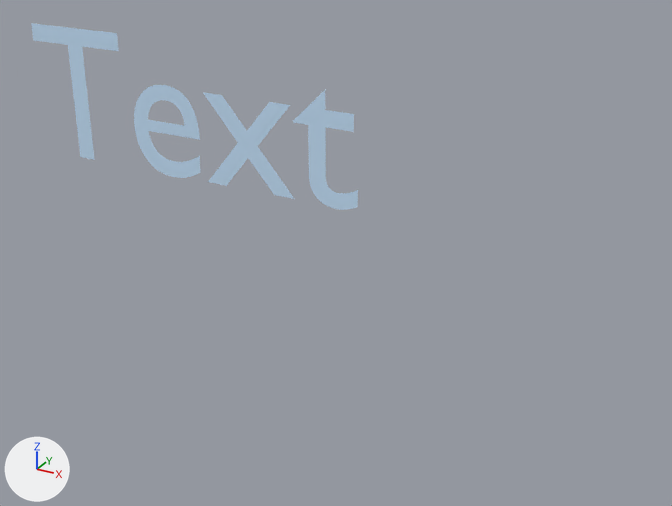
Renders of the Blender file TouchFlurry.blend from each side of a commit.
Camera for both pictures: a camera (50 mm lens) standing at (1.73, -1.48, 2.83) and looking at (-0.02, 1.7, 1.24). The lights are fixed; the arrows at lower left show +X, +Y and +Z. The same objects are shown in both versions, whatever each file hides.

Script lines for the objects in view, before the commit:
```python
me_mesh = bpy.data.meshes.new('Mesh')
me_mesh.from_pydata(...)  # 177 vertices, 171 faces; spans x 0.02..1.92, y -0.01..0.68, z 0.0
me_mesh.materials.append(mat_cubemat2)  # blue #c9e6ff
ob_ticker = bpy.data.objects.new('ticker', me_mesh)
ob_ticker.location = (-2.006, 2.024, 1.308)
ob_ticker.rotation_euler = (1.571, 0.0, 0.0)  # degrees (90, 0, 0)
```
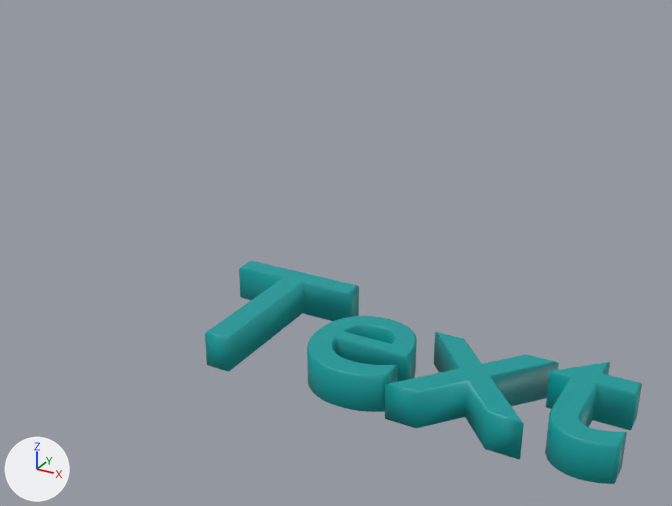
The edits, one by one:
Text 'ticker' (txt_ticker) is new.
Its body is 'Text'.
It uses material mat_ground (cyan #009c9c).
Its bevel resolution is 0.
Its extrude is 0.074.
Its bevel depth is 0.007.
Object 'ticker' (ob_ticker) turns from (90, 0, 0) to (0, 0, 0) degrees about x, y and z.
Object 'ticker' (ob_ticker) now shows txt_ticker instead of me_mesh.
Object 'ticker' (ob_ticker) moves from (-2.006, 2.024, 1.308) to (-0.612, 1.215, 0.924).

What differs and where, as boxes (x1, y1, x2, y2) in the pictures (672 x 506 px):
'ticker', reshaped, moved, turned: before (31, 23, 358, 210); after (205, 261, 642, 484)
